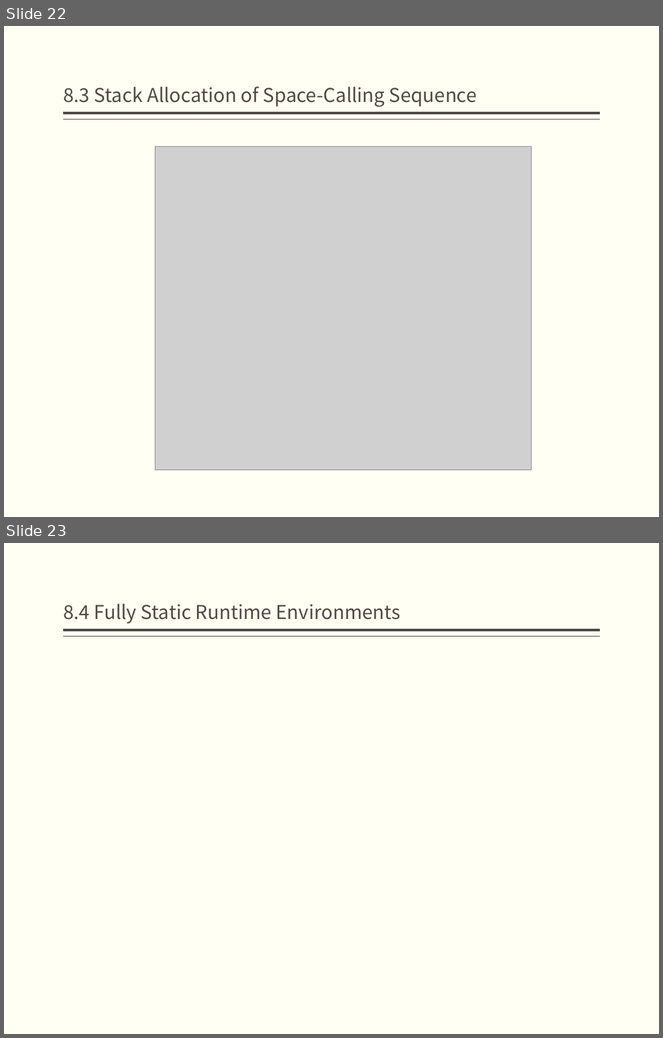
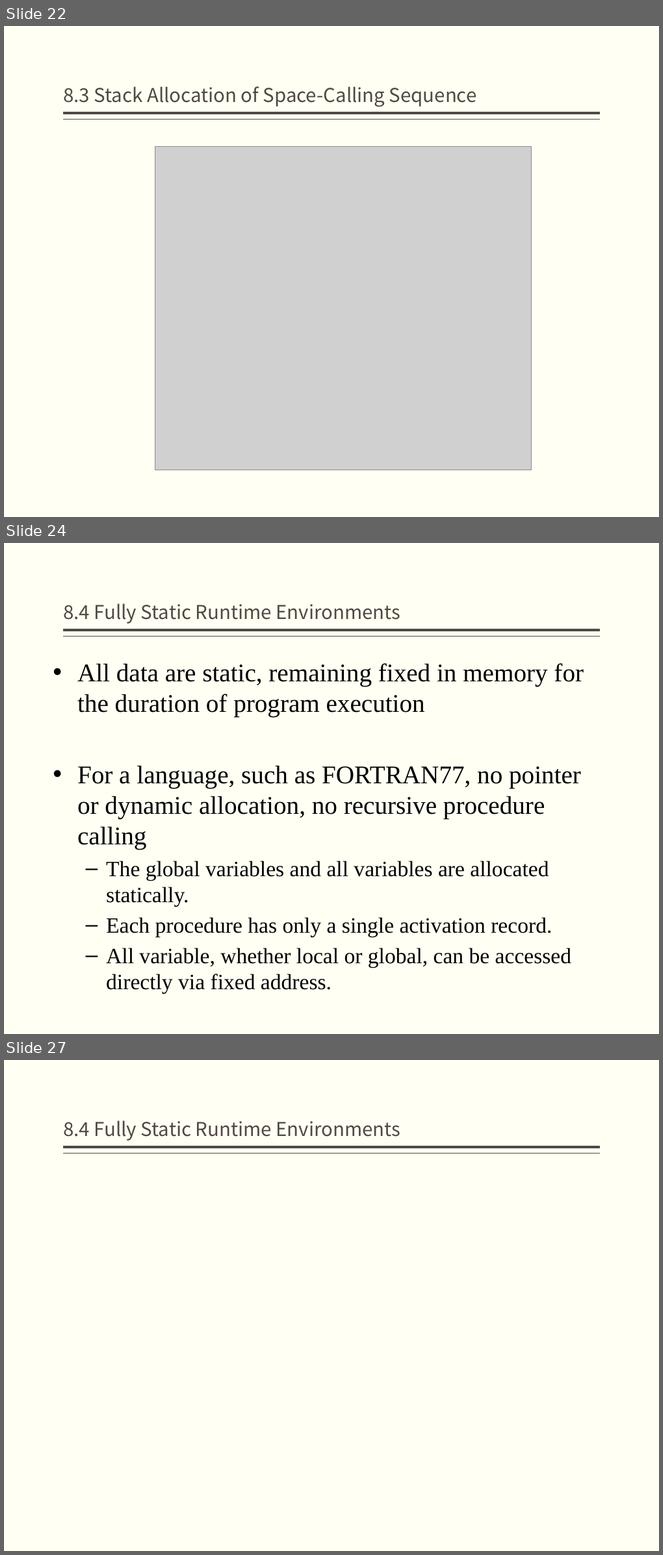
Before and after one commit to jz81/jz81.github.io, a slide deck: course/compiler/lecture/(Spring2020)Lecture8.pptx. Shown one above the other, each under a label of ours: slides 22 and 23 before the commit, slides 22, 24 and 27 after it; the slides between them are not shown. The pictures are 663x1038 and 663x1555 pixels, drawn with LibreOffice and Linux fonts; fonts in the diff are those of the drawing; grey boxes stand for pictures. Boxes give left, top, right and bottom in pixels: in the first picture for what was removed or moved away, otherwise in the second. Text is boxed around its words. In the diff, an @@ line names an element or a change of style, - is before the commit and + after.

```diff
--- a/course/compiler/lecture/(Spring2020)Lecture8.pptx
+++ b/course/compiler/lecture/(Spring2020)Lecture8.pptx
@@ slide 24 added at box(4, 543, 659, 1034), background #FFFFF3; not listed: 2 template elements that a slide beside it also shows @@
@@ title added at box(63, 603, 400, 624), 21 pt, text #514843 @@
+8.4 Fully Static Runtime Environments
@@ text added at box(77, 663, 584, 994), 24 pt, text #000000 @@
+• All data are static, remaining fixed in memory for the duration of program execution
+• For a language, such as FORTRAN77, no pointer or dynamic allocation, no recursive procedure calling
+  – The global variables and all variables are allocated statically.
+  – Each procedure has only a single activation record.
+  – All variable, whether local or global, can be accessed directly via fixed address.
@@ what was slide 23 is now slide 27 @@
```
Also in this commit, not shown: 5 other slides added.
